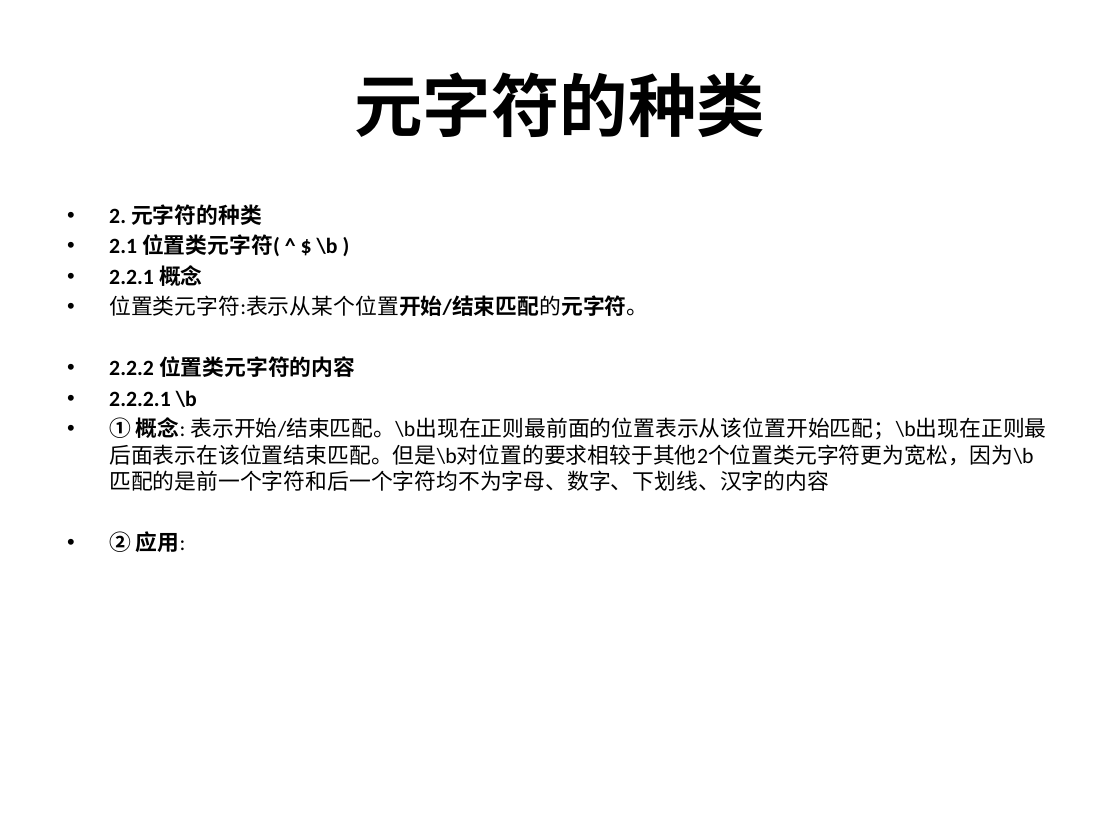
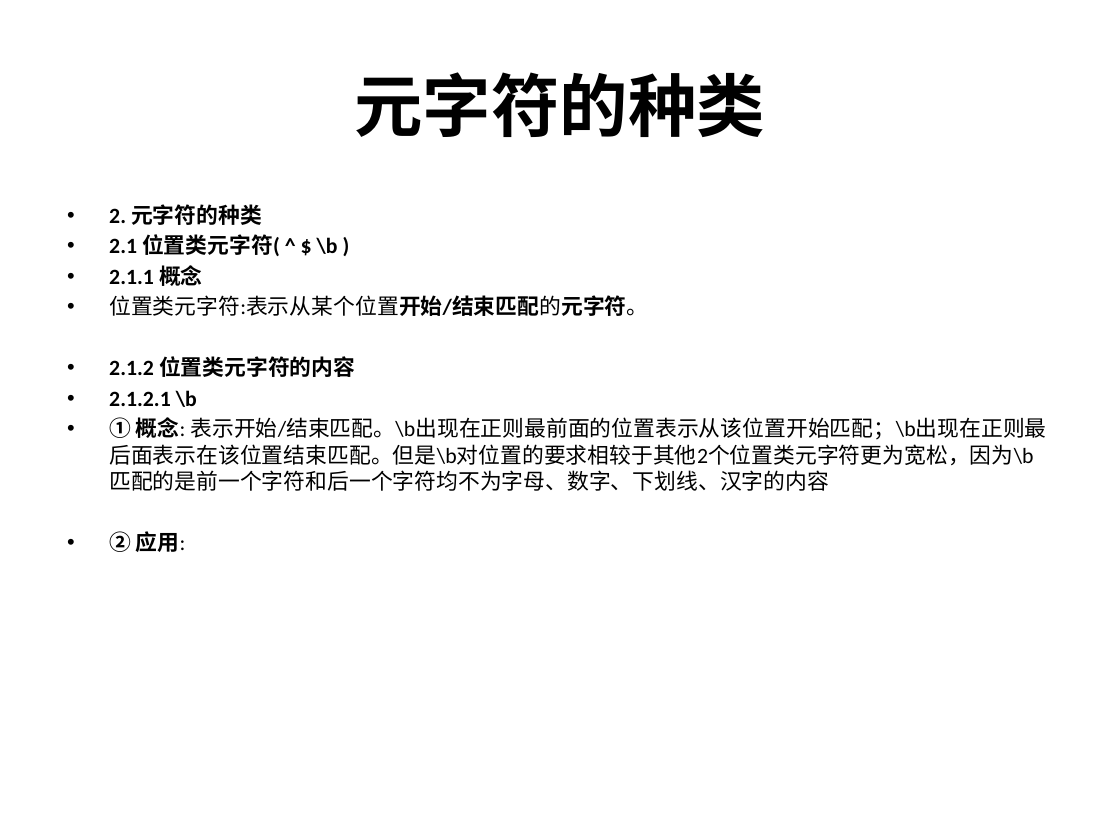
Before and after one commit to rayallen20/repairRegularExpression, a slide deck: slide 3 of 正则表达式的概念介绍和元字符.pptx. Drawn at 1120x840 pixels with LibreOffice and Linux fonts; fonts in the diff are those of the drawing. Boxes give left, top, right and bottom in pixels: in the first picture for what was removed or moved away, otherwise in the second. Text is boxed around its words. In the diff, an @@ line names an element or a change of style, - is before the commit and + after.

Commit message:
数量类元字符修复工作完成

```diff
--- a/正则表达式的概念介绍和元字符.pptx
+++ b/正则表达式的概念介绍和元字符.pptx
@@ text at <box>109,265,203,286</box>: text changed @@
-• 2.2.1 概念
+• 2.1.1 概念
@@ text at <box>109,356,355,407</box>: text changed @@
-• 2.2.2 位置类元字符的内容
-• 2.2.2.1 \b
+• 2.1.2 位置类元字符的内容
+• 2.1.2.1 \b
```
Also in this commit, not shown: 15 other slides changed, 27 slides added, 14 other files.
